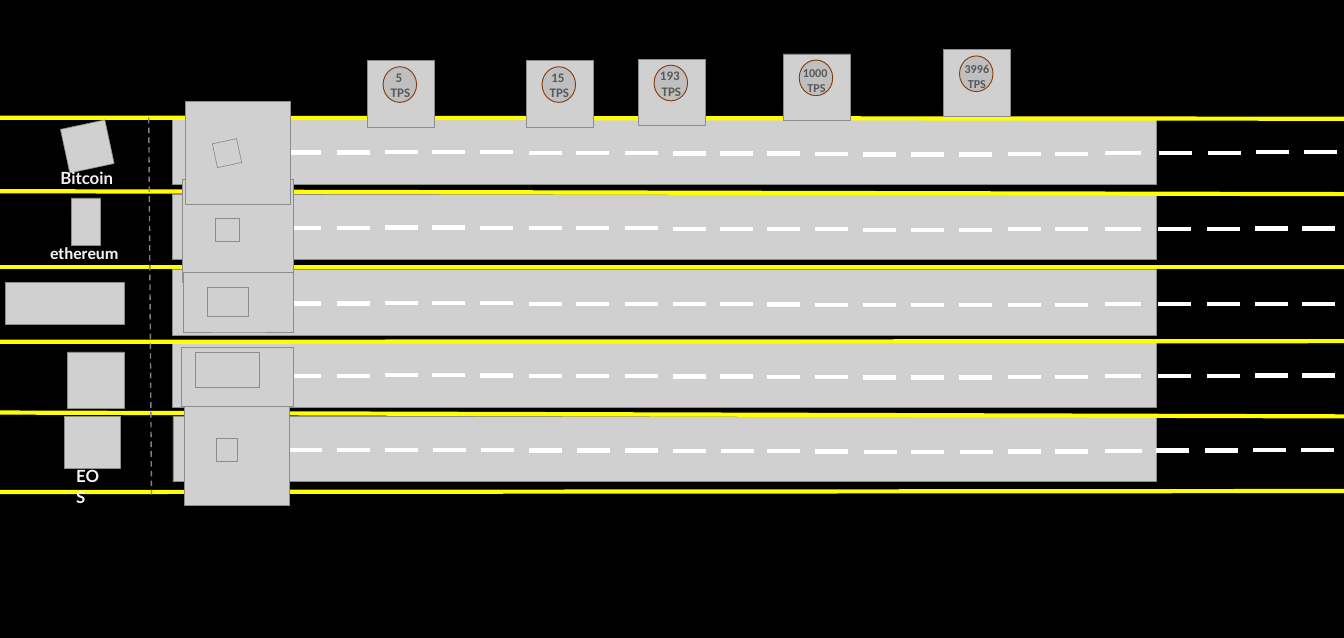
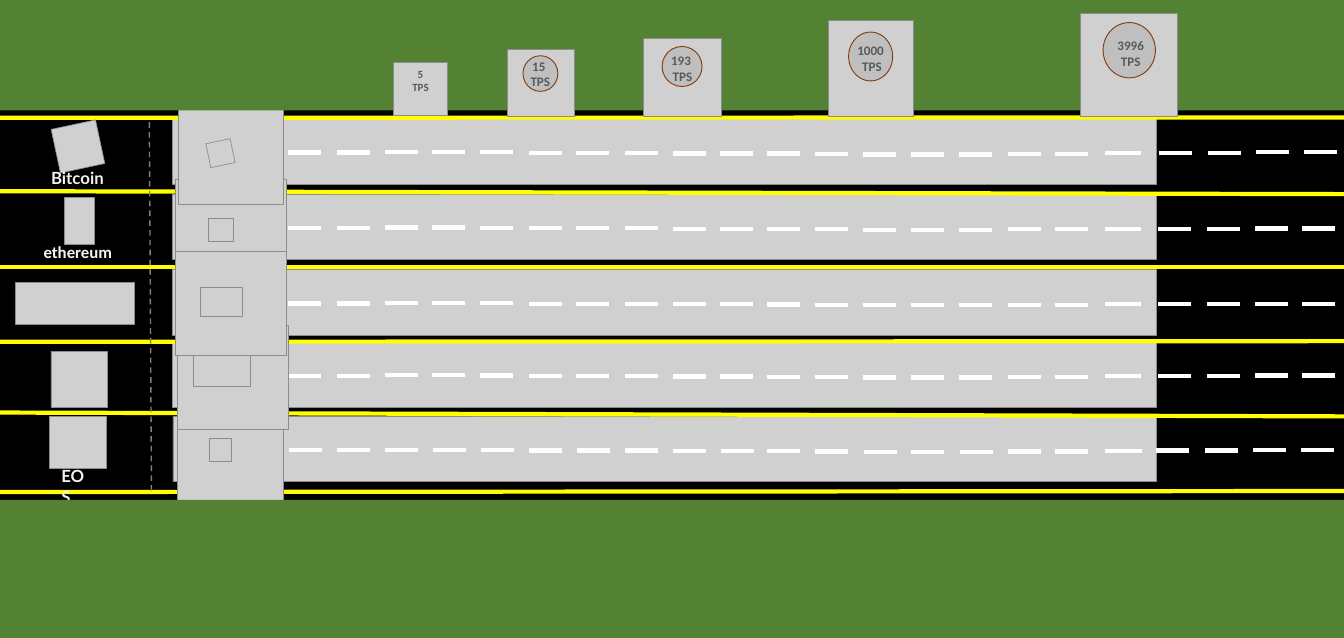
Before and after one commit to abhi3700/nft_creations_eosioovereth, a slide deck: slide 1 of design/01_racing/PPT.pptx. Drawn at 1344x638 pixels with LibreOffice and Linux fonts; fonts in the diff are those of the drawing; grey boxes stand for pictures. Boxes give left, top, right and bottom in pixels: in the first picture for what was removed or moved away, otherwise in the second. Text is boxed around its words. In the diff, an @@ line names an element or a change of style, - is before the commit and + after.

```diff
--- a/design/01_racing/PPT.pptx
+++ b/design/01_racing/PPT.pptx
@@ rectangle added at box(0, 0, 1344, 111), fill #548235 @@
@@ picture added at box(829, 20, 914, 116) @@
@@ picture added at box(1080, 13, 1177, 116) @@
@@ ellipse: place and size @@
-ellipse at box(960, 56, 993, 91)
+ellipse at box(1103, 23, 1155, 78)
@@ picture added at box(507, 50, 574, 116) @@
@@ text "15": place and size @@
-text "15" at box(550, 73, 570, 101)
+text "15" at box(531, 62, 551, 90)
@@ ellipse: place and size @@
-ellipse at box(542, 67, 576, 102)
+ellipse at box(523, 56, 558, 91)
@@ picture: place and size @@
-picture at box(638, 59, 705, 126)
+picture at box(643, 38, 721, 116)
@@ text "193": place and size @@
-text "193" at box(660, 69, 682, 100)
+text "193" at box(671, 56, 693, 85)
@@ ellipse: place and size @@
-ellipse at box(654, 65, 687, 101)
+ellipse at box(662, 46, 702, 87)
@@ picture removed at box(784, 54, 850, 120) @@
@@ text "1000": place and size @@
-text "1000" at box(803, 69, 828, 96)
+text "1000" at box(857, 46, 883, 71)
@@ text "1000" at box(857, 46, 883, 71): size 13 to 14 pt @@
@@ ellipse: place and size @@
-ellipse at box(799, 60, 833, 95)
+ellipse at box(849, 32, 893, 81)
@@ picture removed at box(943, 50, 1010, 116) @@
@@ text "3996" at box(1117, 41, 1143, 66): size 13 to 14 pt @@
@@ text "3996": place and size @@
-text "3996" at box(965, 63, 990, 92)
+text "3996" at box(1117, 41, 1143, 66)
@@ picture removed at box(368, 60, 434, 127) @@
@@ ellipse removed at box(383, 67, 417, 102) @@
@@ picture added at box(393, 62, 447, 116) @@
@@ text at box(412, 71, 428, 91): text changed; size 14 to 11.8 pt @@
-5
-TPS
+5 TPS
@@ picture removed at box(526, 60, 593, 127) @@
@@ line moved from (0, 118) - (1344, 119) to (0, 118) - (1344, 118) @@
@@ picture: place and size @@
-picture at box(60, 120, 114, 173)
+picture at box(51, 120, 104, 173)
@@ line moved from (149, 118) - (151, 495) to (149, 122) - (151, 495) @@
@@ text "Bitcoin": place and size @@
-text "Bitcoin" at box(60, 170, 113, 184)
+text "Bitcoin" at box(51, 170, 104, 184)
@@ picture: place and size @@
-picture at box(183, 272, 293, 332)
+picture at box(176, 252, 287, 355)
@@ picture: place and size @@
-picture at box(5, 283, 124, 325)
+picture at box(15, 283, 134, 325)
@@ picture: place and size @@
-picture at box(181, 347, 293, 407)
+picture at box(177, 325, 288, 429)
@@ 2 pictures, 1 text: place and size @@
-2 pictures, 1 text at box(65, 352, 124, 487)
+2 pictures, 1 text at box(50, 351, 108, 487)
@@ picture: place and size @@
-picture at box(196, 352, 259, 388)
+picture at box(194, 355, 250, 386)
@@ 8 pictures, 1 text: place and size @@
-8 pictures, 1 text at box(50, 101, 293, 506)
+8 pictures, 1 text at box(44, 101, 287, 506)
@@ rectangle added at box(0, 500, 1344, 638), fill #548235 @@
```
Also in this commit, not shown: 1 slide added, 2 other files.
